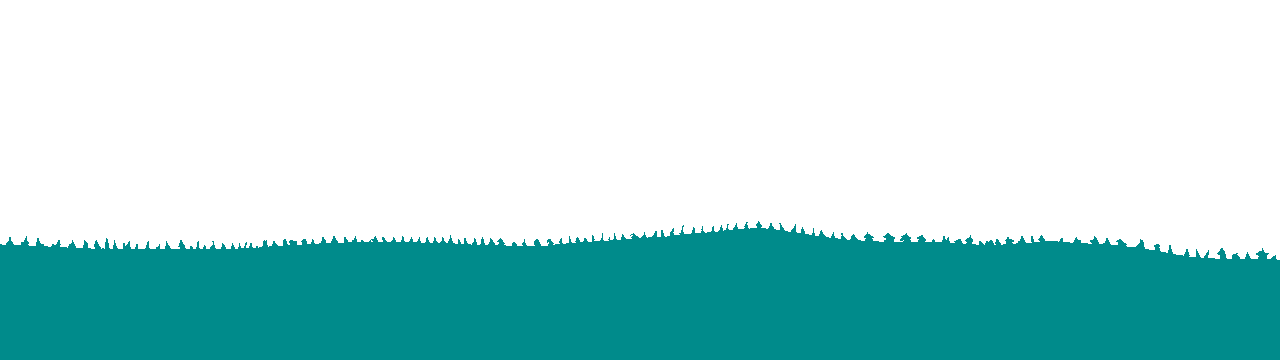
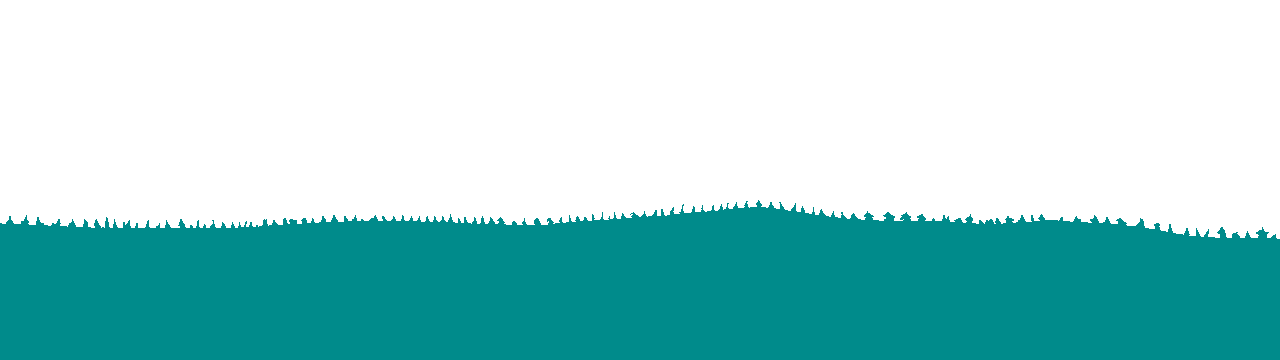
Two versions of the same layered image (w=1280, h=360). Layer-by-layer changes:
painted on "Layer 1" over [left=0, top=200, right=1280, bottom=260]
